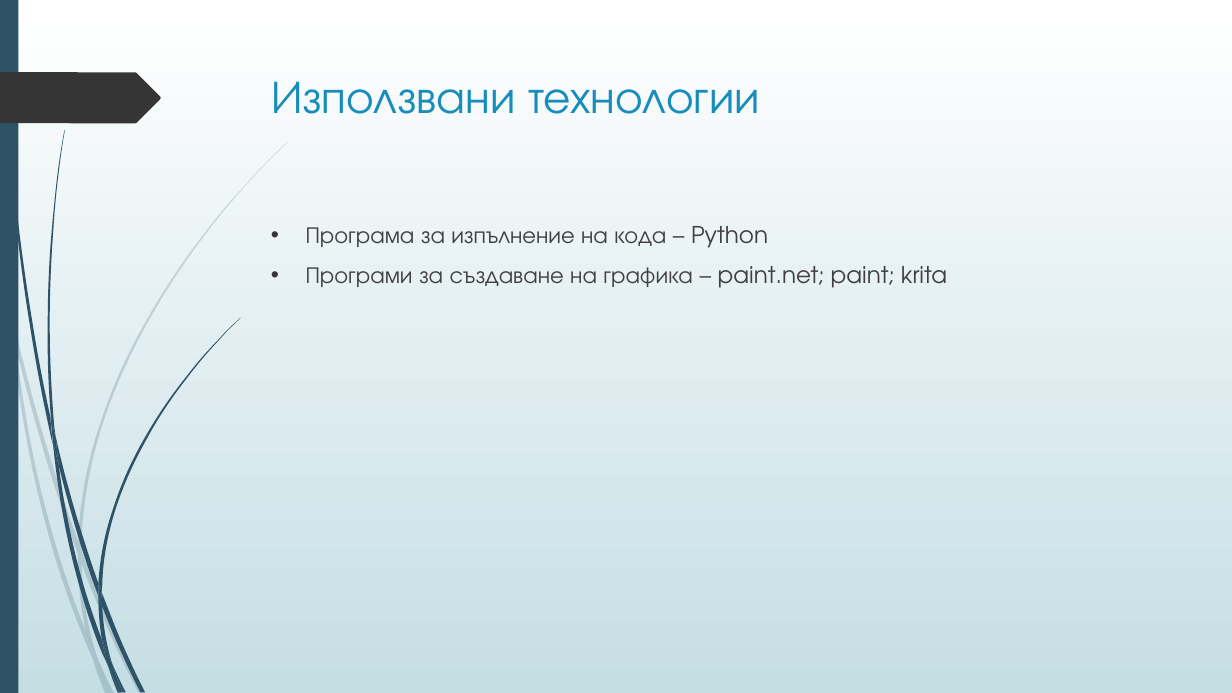
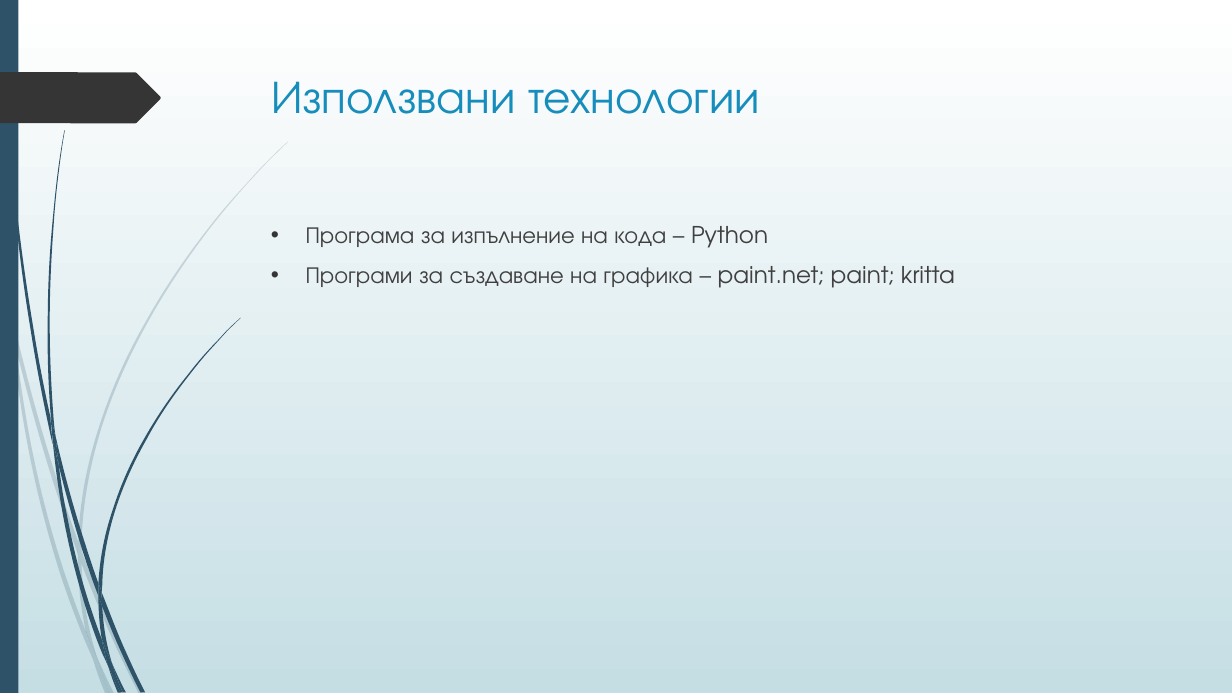
Before and after one commit to boki1/Hack30xTUES-, a slide deck: slide 5 of Hack 30 xTUES presentation.pptx (slide 8 before the commit). Drawn at 1232x693 pixels with LibreOffice and Linux fonts; fonts in the diff are those of the drawing. Boxes give left, top, right and bottom in pixels: in the first picture for what was removed or moved away, otherwise in the second. Text is boxed around its words. In the diff, an @@ line names an element or a change of style, - is before the commit and + after.

```diff
--- a/Hack 30 xTUES presentation.pptx
+++ b/Hack 30 xTUES presentation.pptx
@@ text at (306, 266, 955, 288): text changed @@
-• Програми за създаване на графика – paint.net; paint; krita
+• Програми за създаване на графика – paint.net; paint; kritta
```
Also in this commit, not shown: 1 other slide changed, 1 slide added, 4 slides removed.
